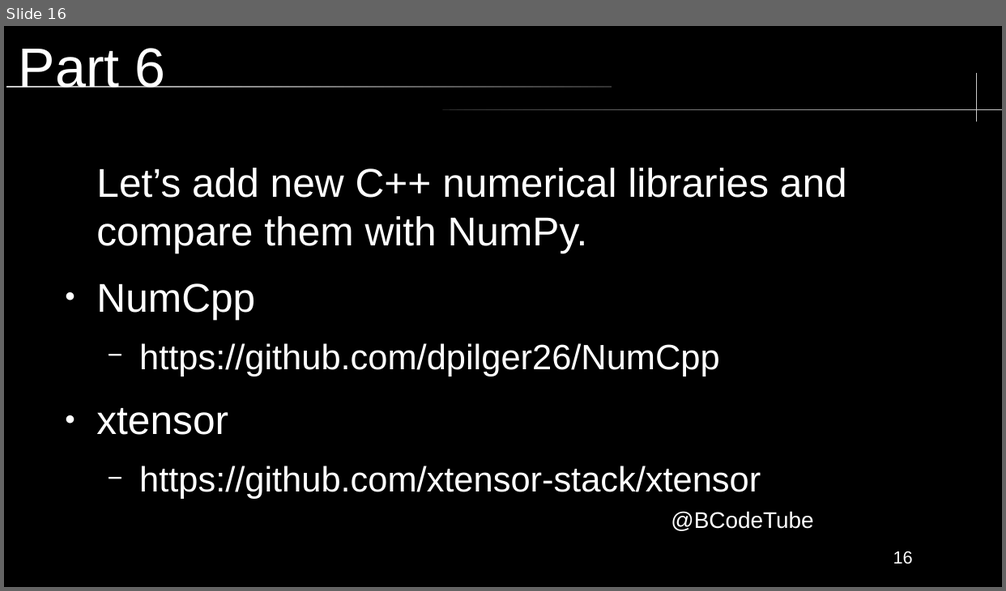
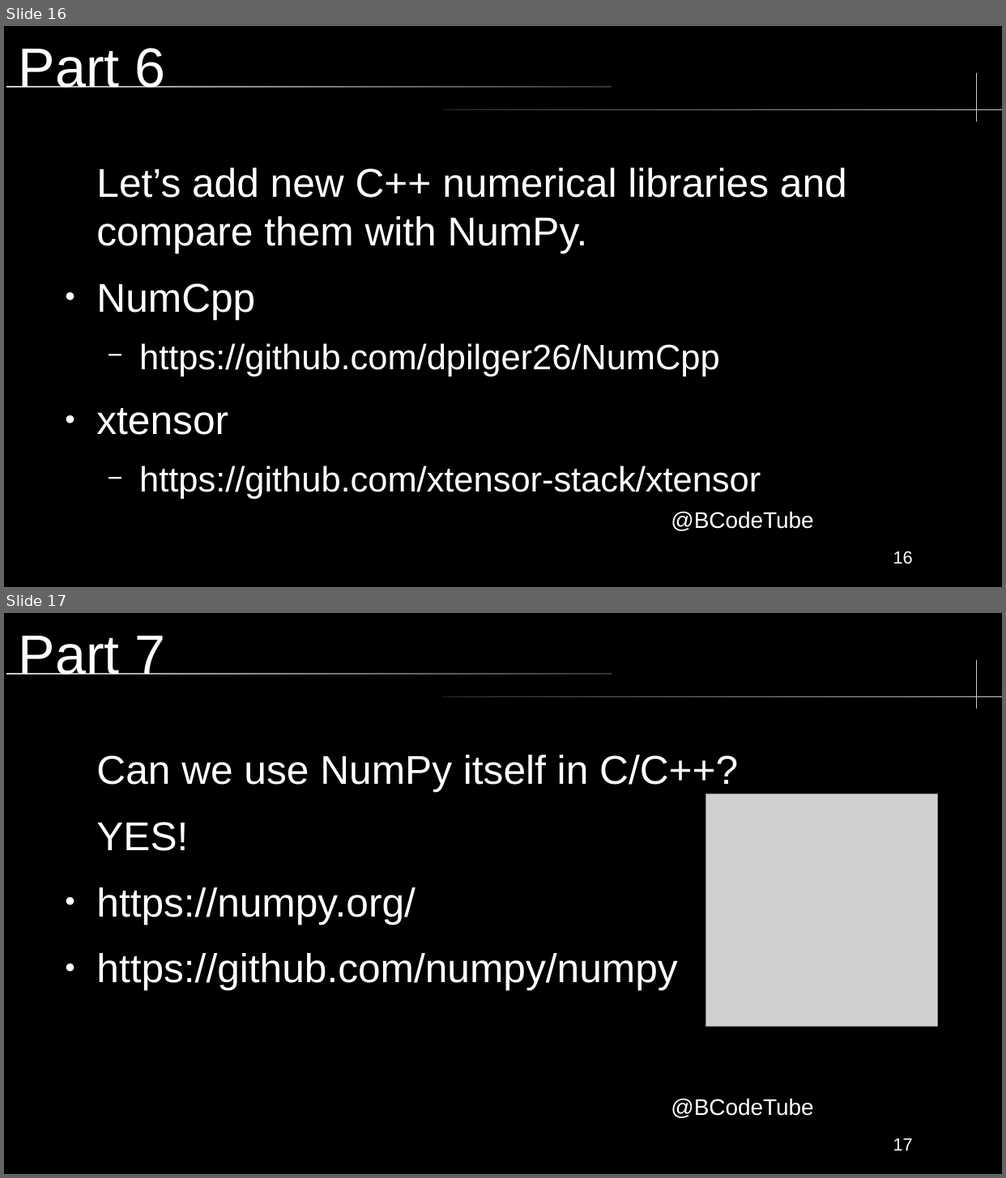
Before and after one commit to brccabral/Cpp_Python_MNIST, a slide deck: MNIST.odp. Shown one above the other, each under a label of ours: slide 16 before the commit, slides 16 and 17 after it. The pictures are 1006x591 and 1006x1178 pixels, drawn with LibreOffice and Linux fonts; fonts in the diff are those of the drawing; grey boxes stand for pictures; background and template pictures are left out. Boxes give left, top, right and bottom in pixels: in the first picture for what was removed or moved away, otherwise in the second. Text is boxed around its words. In the diff, an @@ line names an element or a change of style, - is before the commit and + after.

Commit message:
updated presentation with C numpy

```diff
--- a/MNIST.odp
+++ b/MNIST.odp
@@ slide 17 added at box(4, 613, 1002, 1174), background #000000; not listed: 4 template elements that a slide beside it also shows @@
@@ title added at box(19, 636, 166, 675), 44 pt, text #FFFFFF @@
+Part 7
@@ text added at box(96, 755, 738, 990), 32 pt, text #FFFFFF @@
+Can we use NumPy itself in C/C++?
+YES!
+● https://numpy.org/
+● https://github.com/numpy/numpy
@@ picture added at box(705, 794, 939, 1027) @@
@@ page number added at box(893, 1139, 913, 1151), 14 pt, text #FFFFFF @@
+17
```
